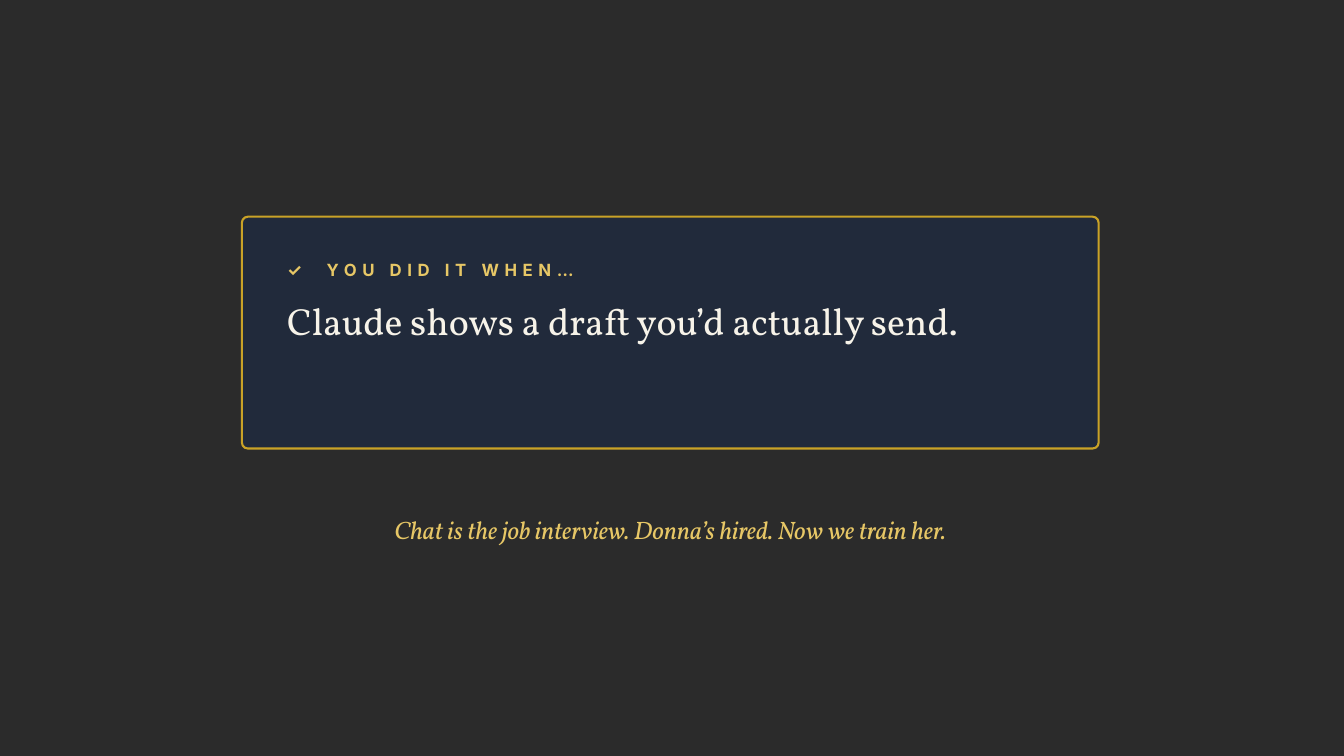
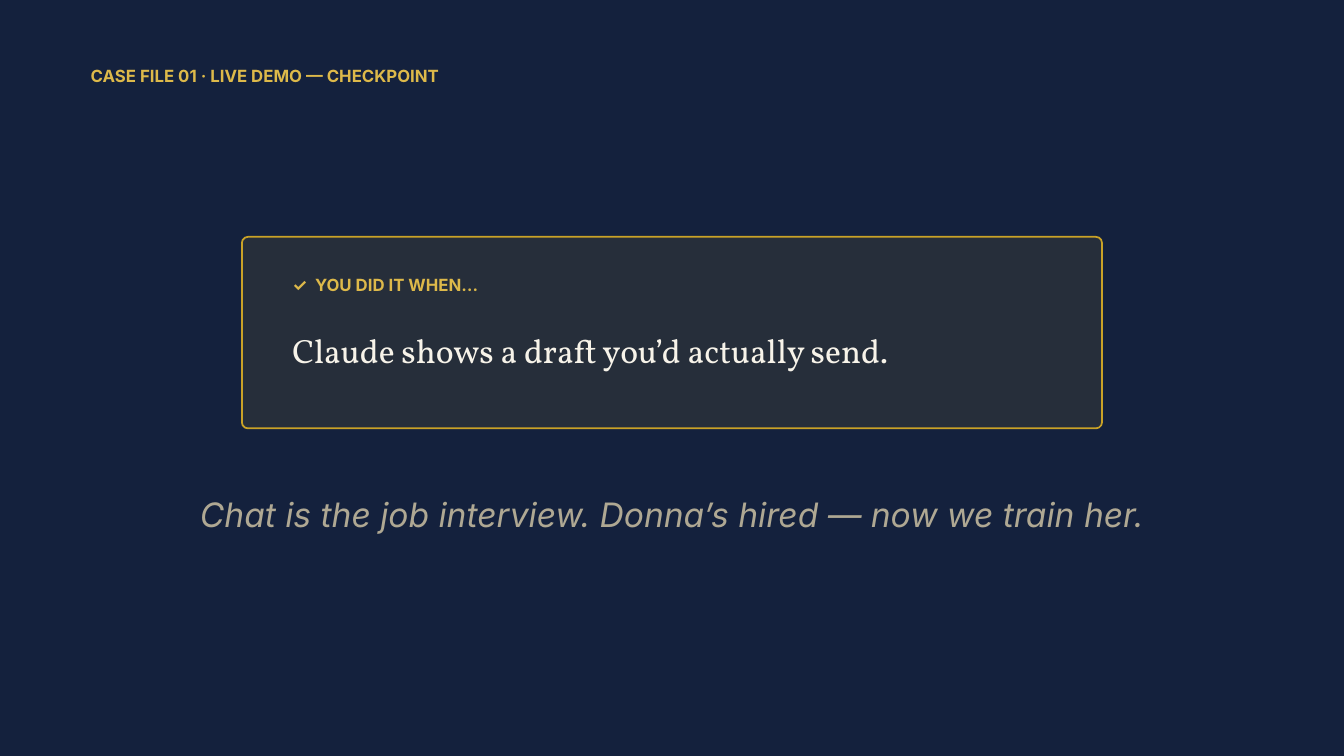
Before and after one commit to denisekgosnell/Donna, a slide deck: slide 9 of assets/build-your-own-donna.pptx (slide 11 before the commit). Drawn at 1344x756 pixels with LibreOffice and Linux fonts; fonts in the diff are those of the drawing; background and template pictures are left out; a plain dark background stands for a picture behind light text. Boxes give left, top, right and bottom in pixels: in the first picture for what was removed or moved away, otherwise in the second. Text is boxed around its words. In the diff, an @@ line names an element or a change of style, - is before the commit and + after.

```diff
--- a/assets/build-your-own-donna.pptx
+++ b/assets/build-your-own-donna.pptx
@@ background picture (left out) to #14213D @@
@@ text added at <box>91,69,439,82</box>, 12 pt, text #DDB94A, bold @@
+CASE FILE 01 · LIVE DEMO — CHECKPOINT
@@ rounded rectangle: place and size @@
-rounded rectangle at <box>242,217,1099,449</box>
+rounded rectangle at <box>242,237,1102,429</box>
@@ rounded rectangle at <box>242,237,1102,429</box>: fill #212A3B to #C9A227 at 10% opacity; outline #C9A227 1.5 pt to #C9A227 1.25 pt; proportions changed @@
@@ text "✓ YOU DID IT WHEN…": place and size @@
-text "✓ YOU DID IT WHEN…" at <box>327,263,574,276</box>
+text "✓ YOU DID IT WHEN…" at <box>315,278,478,291</box>
@@ text "✓ YOU DID IT WHEN…" at <box>315,278,478,291</box>: text colour #E7C766 to #DDB94A, letter spacing 4 to 0 pt @@
@@ text "Claude shows a draft you’d ..." at <box>292,339,888,372</box>: size 27 to 24 pt; vertical alignment top to middle @@
@@ text at <box>200,502,1143,534</box>: text changed; size 18 to 24 pt; font Vollkorn to Inter; text colour #E7C766 to #AFA893 @@
-Chat is the job interview. Donna’s hired. Now we train her.
+Chat is the job interview. Donna’s hired — now we train her.
```
Also in this commit, not shown: 12 other slides changed, 3 slides added, 8 slides removed, 5 other files.
